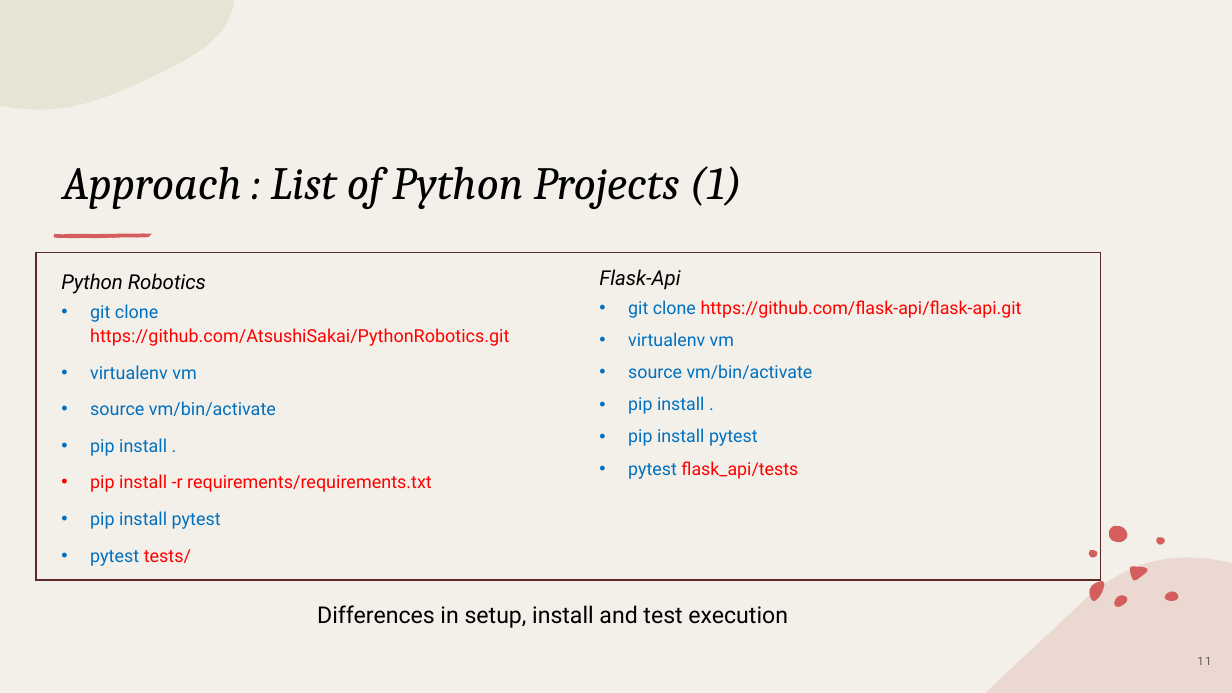
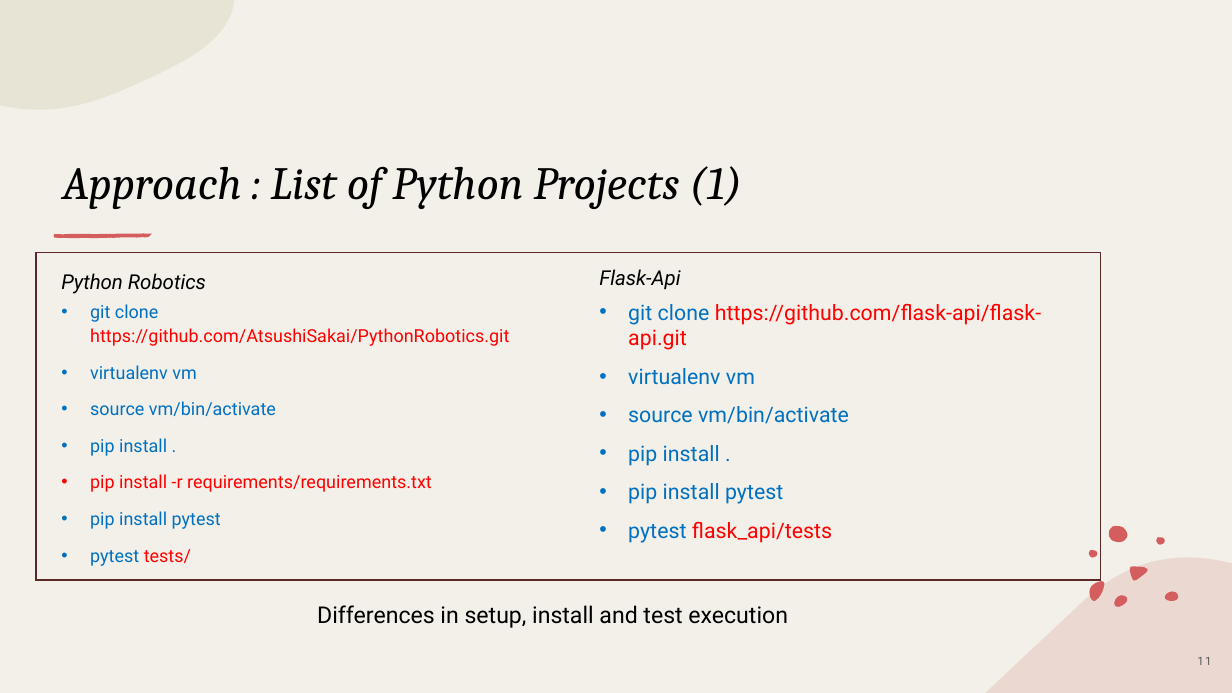
Before and after one commit to piyush-bajaj/DynamicPythonBenchmark, a slide deck: slide 11 of Final Presentation.pptx. Drawn at 1232x693 pixels with LibreOffice and Linux fonts; fonts in the diff are those of the drawing. Boxes give left, top, right and bottom in pixels: in the first picture for what was removed or moved away, otherwise in the second. Text is boxed around its words. In the diff, an @@ line names an element or a change of style, - is before the commit and + after.

```diff
--- a/Final Presentation.pptx
+++ b/Final Presentation.pptx
@@ text "git clone https://github.com/flask-api/flask-api.git" at (628, 304, 1041, 543): size 13.9 to 16.6 pt; line spacing 0.9 to 1 @@
```
Also in this commit, not shown: 10 other slides changed, 2 slides added.
